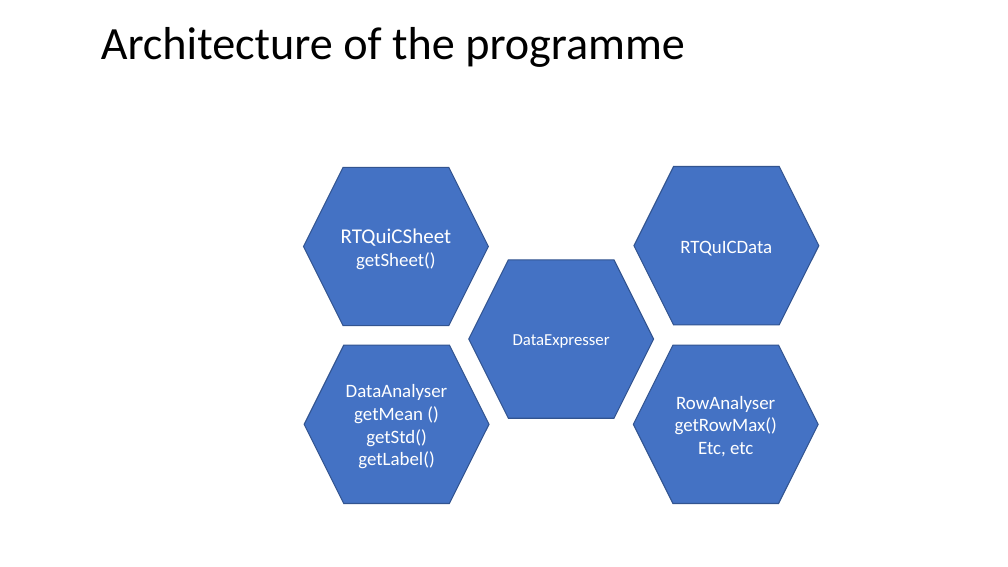
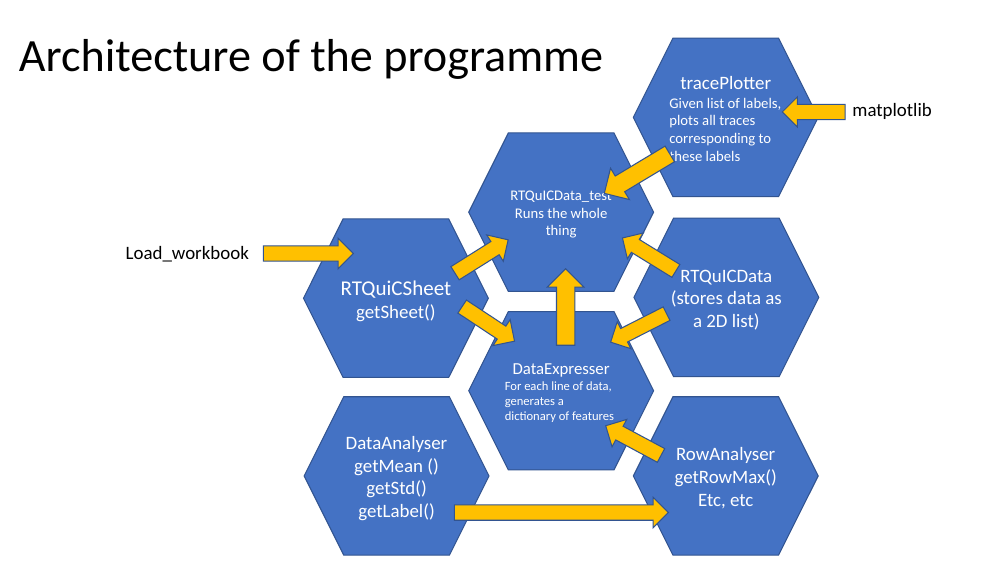
Before and after one commit to apeden/excelMaxRow, a slide deck: slide 2 of rtquicProjectFlow.pptx. Drawn at 1008x567 pixels with LibreOffice and Linux fonts; fonts in the diff are those of the drawing. Boxes give left, top, right and bottom in pixels: in the first picture for what was removed or moved away, otherwise in the second. Text is boxed around its words. In the diff, an @@ line names an element or a change of style, - is before the commit and + after.

```diff
--- a/rtquicProjectFlow.pptx
+++ b/rtquicProjectFlow.pptx
@@ title "Architecture of the programme": place and size @@
-title "Architecture of the programme" at (101, 27, 685, 67)
+title "Architecture of the programme" at (19, 39, 603, 79)
@@ hexagon added at (634, 39, 819, 197), fill #4472C4, outline #325491 1 pt, 14 pt, text #FFFFFF @@
+tracePlotter
+Given list of labels, plots all traces corresponding to these labels
@@ down arrow added at (782, 97, 845, 127), fill #FFC000, outline #325491 1 pt @@
@@ text added at (852, 103, 931, 119), 18 pt, text #000000 @@
+matplotlib
@@ hexagon added at (469, 133, 654, 292), fill #4472C4, outline #325491 1 pt, 14 pt, text #FFFFFF @@
+RTQuICData_test
+Runs the whole thing
@@ down arrow added at (595, 138, 679, 209), fill #FFC000, outline #325491 1 pt @@
@@ down arrow added at (264, 239, 354, 269), fill #FFC000, outline #325491 1 pt @@
@@ down arrow added at (446, 227, 516, 287), fill #FFC000, outline #325491 1 pt @@
@@ down arrow added at (615, 225, 684, 284), fill #FFC000, outline #325491 1 pt @@
@@ hexagon "RTQuICData": place and size @@
-hexagon "RTQuICData" at (634, 166, 820, 325)
+hexagon "RTQuICData" at (634, 219, 820, 377)
@@ text added at (126, 246, 249, 262), 18 pt, text #000000 @@
+Load_workbook
@@ down arrow added at (547, 269, 584, 346), fill #FFC000, outline #325491 1 pt @@
@@ down arrow added at (453, 294, 523, 354), fill #FFC000, outline #325491 1 pt @@
@@ text in hexagon at (671, 290, 781, 330): paragraph added @@
+(stores data as a 2D list)
@@ 4 hexagons: place and size @@
-4 hexagons at (303, 167, 819, 504)
+4 hexagons at (303, 219, 819, 556)
@@ down arrow added at (604, 300, 674, 356), fill #FFC000, outline #325491 1 pt @@
@@ text in hexagon at (505, 381, 614, 424): paragraph added @@
+For each line of data, generates a dictionary of features
@@ down arrow added at (598, 412, 668, 469), fill #FFC000, outline #325491 1 pt @@
@@ down arrow added at (454, 497, 668, 527), fill #FFC000, outline #325491 1 pt @@
```
Also in this commit, not shown: 3 other files.
